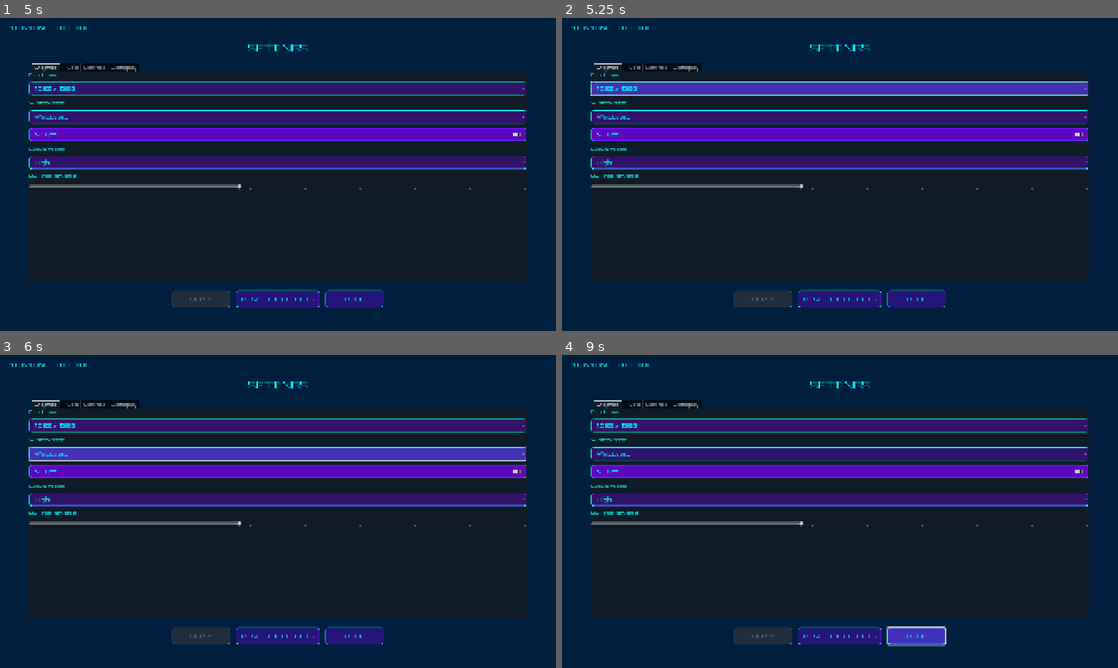
Above: before the commit, frames 1-4 (two rows, left to right).
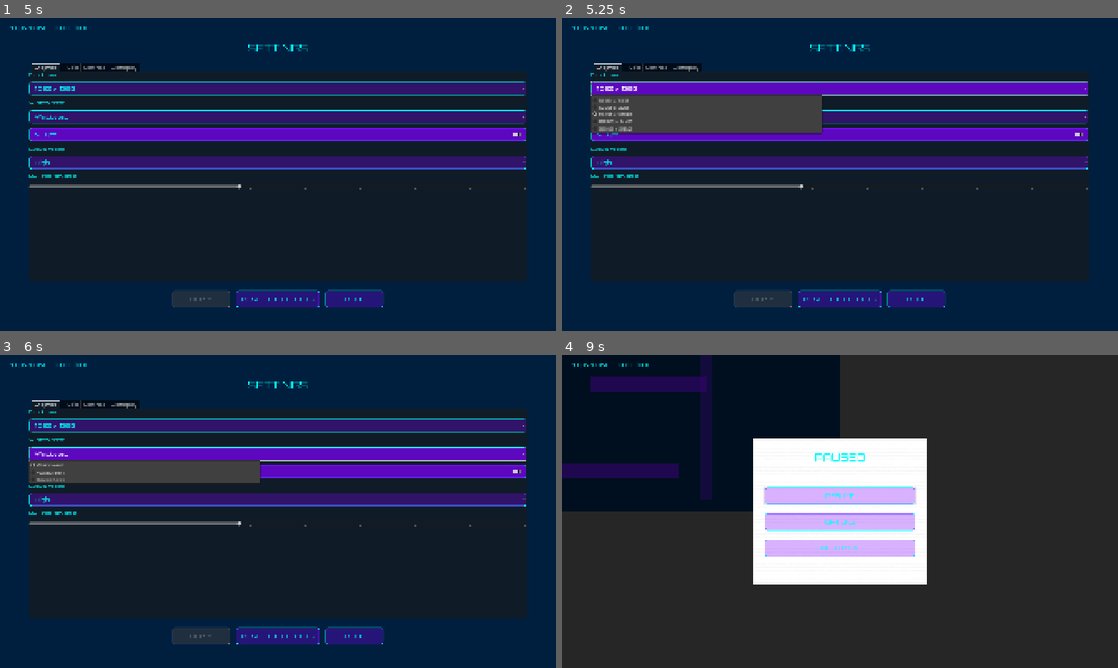
Above: after the commit, the same moments.

Repository: Fallrod2/Fractured-Reality
Game: Godot game, scene res://scenes/levels/test_level.tscn
Same seed, same stepped clock (60 frames per second), same inputs: the game is played once before the commit and once after it. This scene is started directly instead of the project's main scene.
Inputs (mouse positions are in pixels of both pictures, inside the frame that each line leads up to):
- Up to frame 1 (5 s): tap Enter at 0.5, 2, 3.5 s; move the mouse to (400, 158) at 0.52 s; hold D (move_right) 0.53-2.03 s; tap W (move_up) at 0.77, 1.52, 3.02, 3.77 s; tap Space at 1.25, 2.75 s; move the mouse to (166, 190) at 1.27 s; move the mouse to (333, 105) at 2.02 s; hold A (move_left) 2.03-2.78 s; move the mouse to (250, 237) at 2.77 s; hold D (move_right) 2.78-4.25 s; move the mouse to (444, 221) at 3.52 s; tap Escape (pause) at 4.15 s; click "OPTIONS" at 4.25 s
- Up to frame 2 (5.25 s): click (840, 89) at 5 s, where only the run after the commit has a clickable "1920 x 1080"
- Up to frame 3 (6 s): click (278, 455) at 5.75 s, where only the run after the commit has a clickable "Windowed"
- Up to frame 4 (9 s): click (840, 470) at 6.5 s, where only the run after the commit has a clickable "VSync"; click (840, 498) at 7.25 s, where only the run after the commit has a clickable "High"; click (762, 636) at 8 s, where only the run after the commit has a clickable "APPLY"; click (917, 636) at 8.75 s, where only the run after the commit has a clickable "BACK"

Frame 1 is identical in both runs. In frame 2, 9.4% of the frame differs, in the area x 5-95%, y 20-38%; in frame 3, 6.4%; in frame 4, 66%, in the area x 0-100%, y 0-100%.

Commit message:
[Fix] Player disconnect cleanup and pause menu options button
Fixed two critical multiplayer and UX issues.

**Player Disconnect Cleanup:**
- Connected level_manager to NetworkManager.player_disconnected signal
- Added _on_player_disconnected() handler to remove player nodes
- Player characters now properly despawn when players disconnect
- Prevents ghost players remaining in-game after disconnect

**Pause Menu Options Button Fix:**
- Set options_menu process_mode to PROCESS_MODE_ALWAYS (3)
- Allows options menu to function while game is paused
- Options button in pause menu now works correctly
- Maintains pause state when navigating to/from options

**Technical Details:**
- level_manager.gd:39 - Connected to player_disconnected signal
- level_manager.gd:123-130 - Added disconnect cleanup handler
- pause_menu.gd:69 - Set process_mode on options menu instance
- options_menu.tscn:8 - Added process_mode = 3 to scene root

🤖 Generated with [Claude Code](https://claude.com/claude-code)

Co-Authored-By: Claude <noreply@anthropic.com>

Diff:
--- a/scenes/ui/options_menu.tscn
+++ b/scenes/ui/options_menu.tscn
@@ -5,6 +5,7 @@
 [ext_resource type="FontFile" uid="uid://dqfmg2b8nh5d8" path="res://assets/fonts/Orbitron-Bold.ttf" id="3_font_bold"]
 
 [node name="OptionsMenu" type="Control"]
+process_mode = 3
 layout_mode = 3
 anchors_preset = 15
 anchor_right = 1.0
--- a/scripts/managers/level_manager.gd
+++ b/scripts/managers/level_manager.gd
@@ -34,6 +34,9 @@
 	players_node = Node2D.new()
 	players_node.name = "Players"
 	add_child(players_node)
+
+	# Connect to player disconnect signal
+	NetworkManager.player_disconnected.connect(_on_player_disconnected)
 
 	# Spawn players for multiplayer
 	if multiplayer.get_peers().size() > 0 or multiplayer.is_server():
@@ -115,3 +118,13 @@
 	# Check win condition
 	if fragments_collected >= total_fragments:
 		_end_round()
+
+
+func _on_player_disconnected(player_id: int) -> void:
+	"""Remove player character when they disconnect."""
+	var player_node := players_node.get_node_or_null("Player_%d" % player_id)
+	if player_node:
+		print("LevelManager: Removing disconnected player %d" % player_id)
+		player_node.queue_free()
+	else:
+		print("LevelManager: Player %d node not found for cleanup" % player_id)
--- a/scripts/ui/pause_menu.gd
+++ b/scripts/ui/pause_menu.gd
@@ -64,6 +64,10 @@
 
 func _on_options_pressed() -> void:
 	var options_menu := OPTIONS_MENU.instantiate()
+
+	# Set process mode to work while paused
+	options_menu.process_mode = Node.PROCESS_MODE_ALWAYS
+
 	get_tree().root.add_child(options_menu)
 
 	# Hide pause menu while in options
